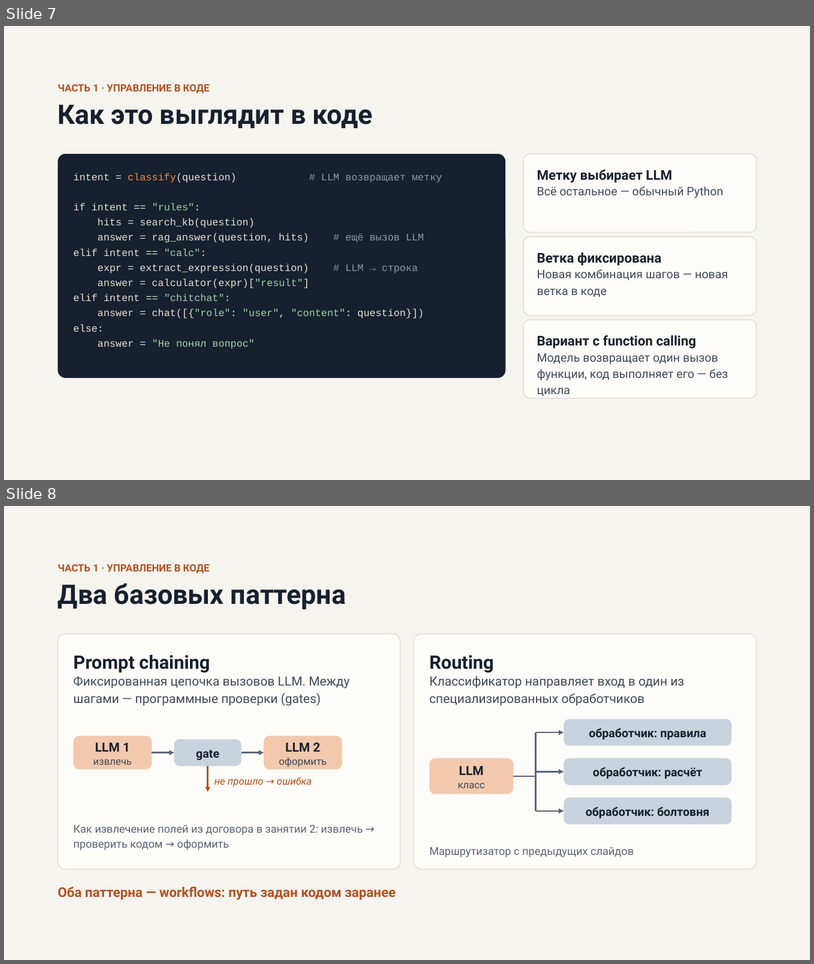
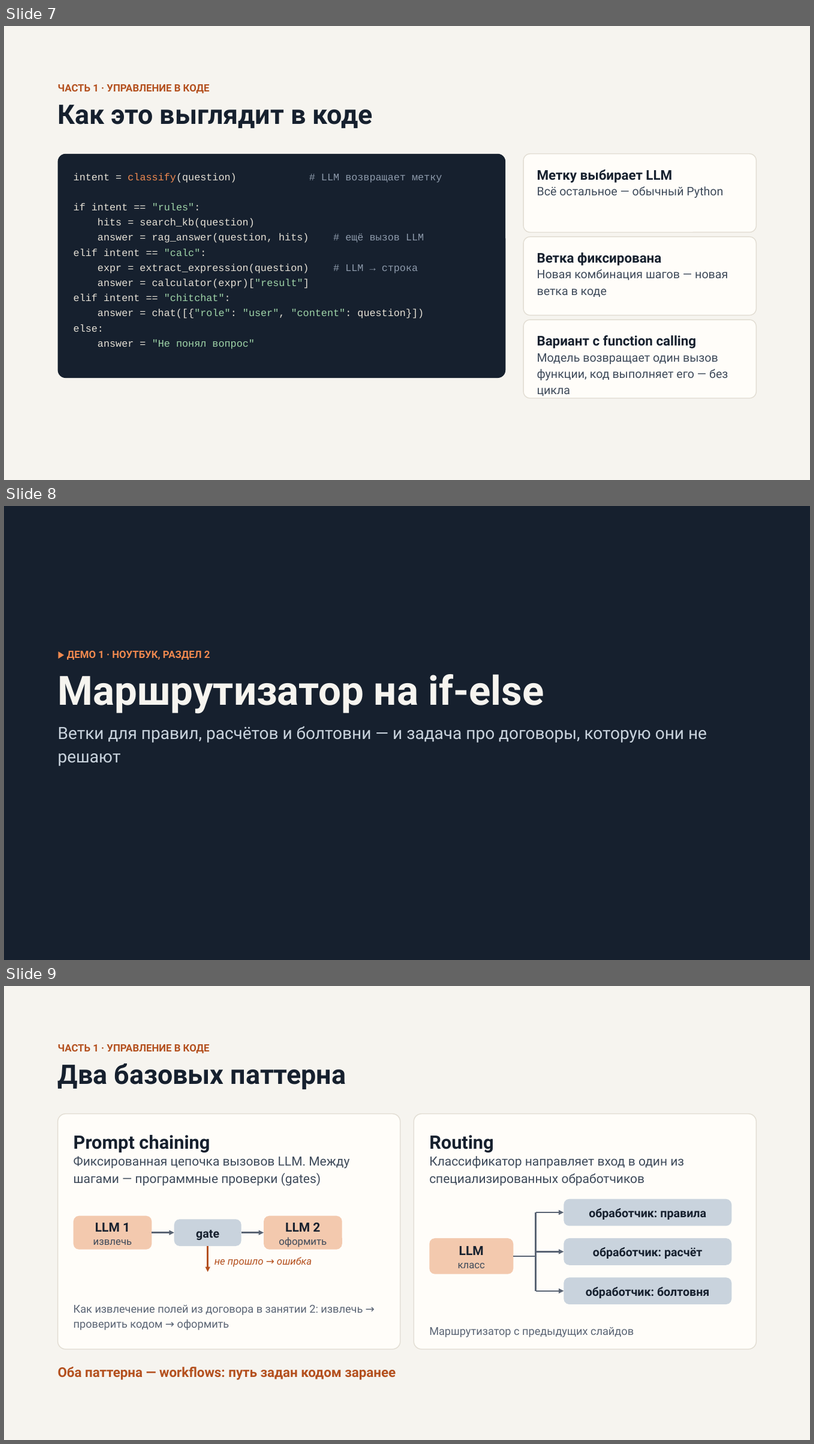
Before and after one commit to chernyatiev/llm_apps_course, a slide deck: lesson_4/Управление потоком исполнения LLM приложения.pptx. Shown one above the other, each under a label of ours: slides 7 and 8 before the commit, slides 7, 8 and 9 after it. The pictures are 814x964 and 814x1444 pixels, drawn with LibreOffice and Linux fonts; fonts in the diff are those of the drawing. Boxes give left, top, right and bottom in pixels: in the first picture for what was removed or moved away, otherwise in the second. Text is boxed around its words. In the diff, an @@ line names an element or a change of style, - is before the commit and + after.

```diff
--- a/lesson_4/Управление потоком исполнения LLM приложения.pptx
+++ b/lesson_4/Управление потоком исполнения LLM приложения.pptx
@@ slide 8 added at (4, 506, 810, 960), background #16202E @@
@@ text added at (67, 651, 210, 660), 12 pt, text #F0894F, bold @@
+▶ ДЕМО 1 · НОУТБУК, РАЗДЕЛ 2
@@ text added at (58, 674, 545, 714), 48 pt, text #F6F4EF, bold @@
+Маршрутизатор на if-else
@@ text added at (58, 726, 707, 766), 20 pt, text #C9D3DD @@
+Ветки для правил, расчётов и болтовни — и задача про договоры, которую они не решают
@@ what was slide 8 is now slide 9 @@
```
Also in this commit, not shown: 6 other slides added, 3 other files.
